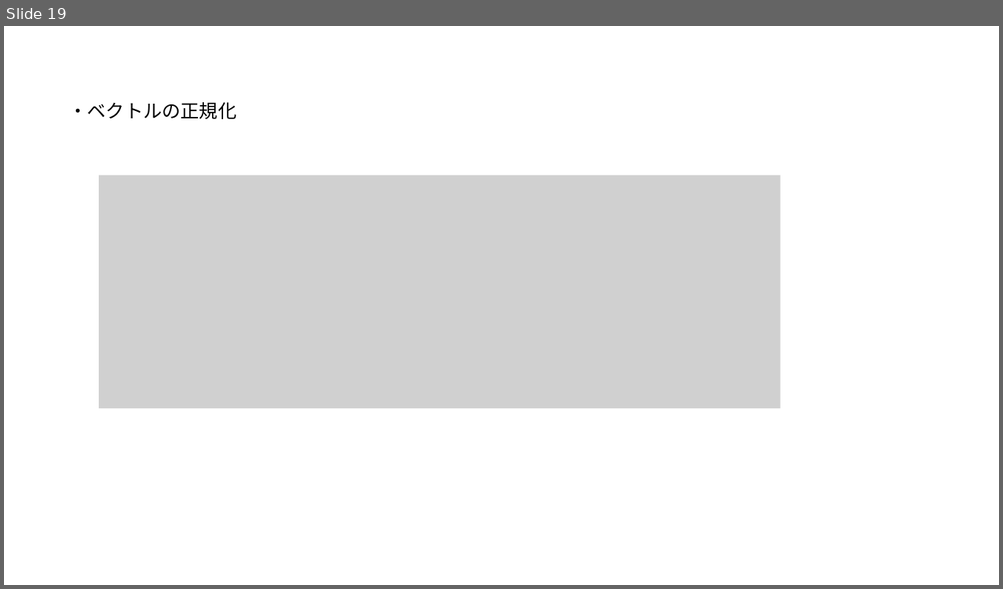
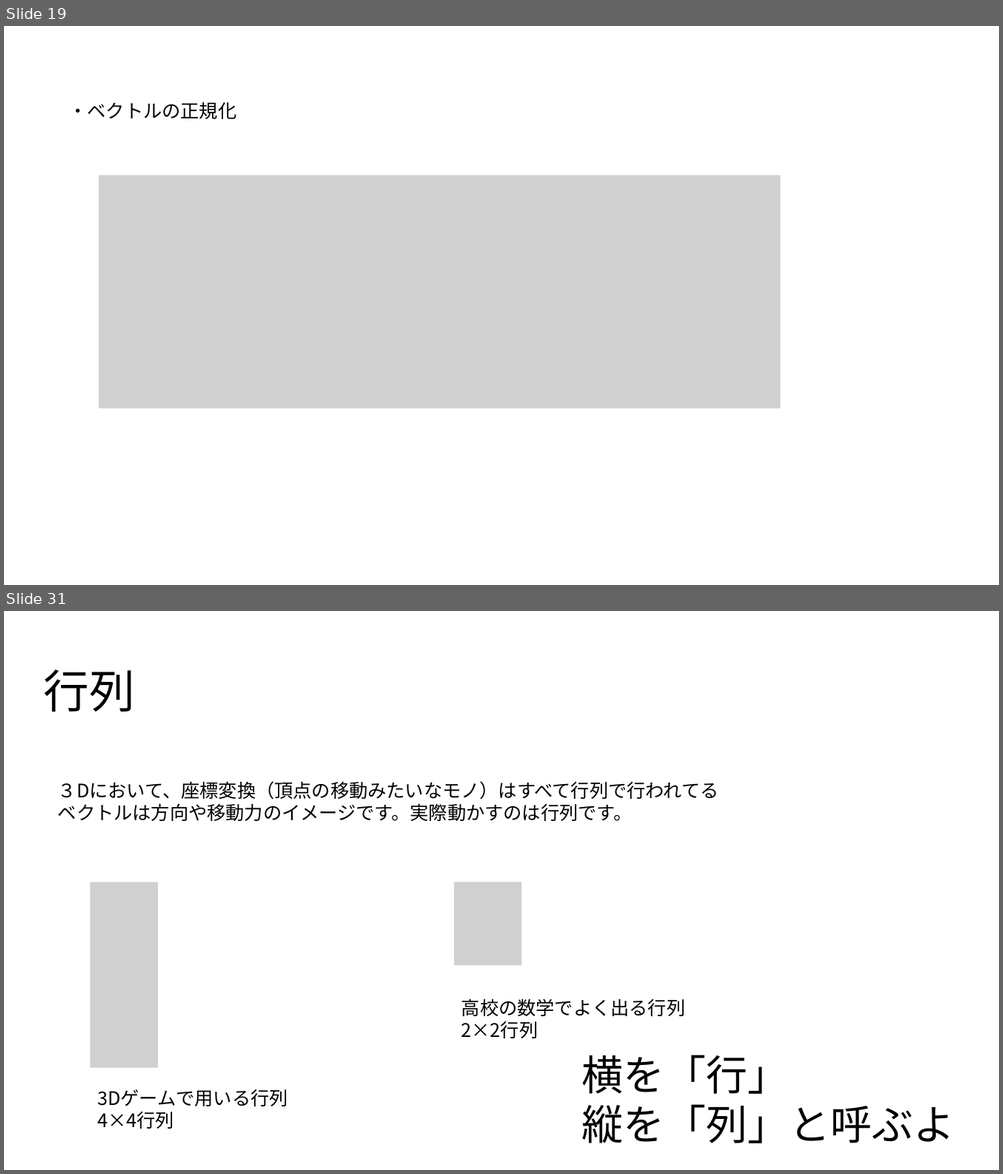
Before and after one commit to UMA729/MySchoolDatas, a slide deck: ゲ数Ⅱ/ゲーム数学.pptx. Shown one above the other, each under a label of ours: slide 19 before the commit, slides 19 and 31 after it; the slides between them are not shown. The pictures are 1003x589 and 1003x1174 pixels, drawn with LibreOffice and Linux fonts; fonts in the diff are those of the drawing; grey boxes stand for pictures. Boxes give left, top, right and bottom in pixels: in the first picture for what was removed or moved away, otherwise in the second. Text is boxed around its words. In the diff, an @@ line names an element or a change of style, - is before the commit and + after.

```diff
--- a/ゲ数Ⅱ/ゲーム数学.pptx
+++ b/ゲ数Ⅱ/ゲーム数学.pptx
@@ slide 31 added at (4,611,999,1170), background #FFFFFF @@
@@ text added at (44,669,135,712), 44 pt, text #000000 @@
+行列
@@ text added at (58,781,719,821), 18 pt, text #000000 @@
+３Dにおいて、座標変換（頂点の移動みたいなモノ）はすべて行列で行われてる
+ベクトルは方向や移動力のイメージです。実際動かすのは行列です。
@@ picture added at (91,883,159,1068) @@
@@ picture added at (454,883,522,966) @@
@@ text added at (461,999,685,1039), 18 pt, text #000000 @@
+高校の数学でよく出る行列
+2×2行列
@@ text added at (582,1055,955,1144), 40 pt, text #000000 @@
+横を「行」
+縦を「列」と呼ぶよ
@@ text added at (97,1090,287,1129), 18 pt, text #000000 @@
+3Dゲームで用いる行列
+4×4行列
```
Also in this commit, not shown: 17 other slides added, 23 other files.
